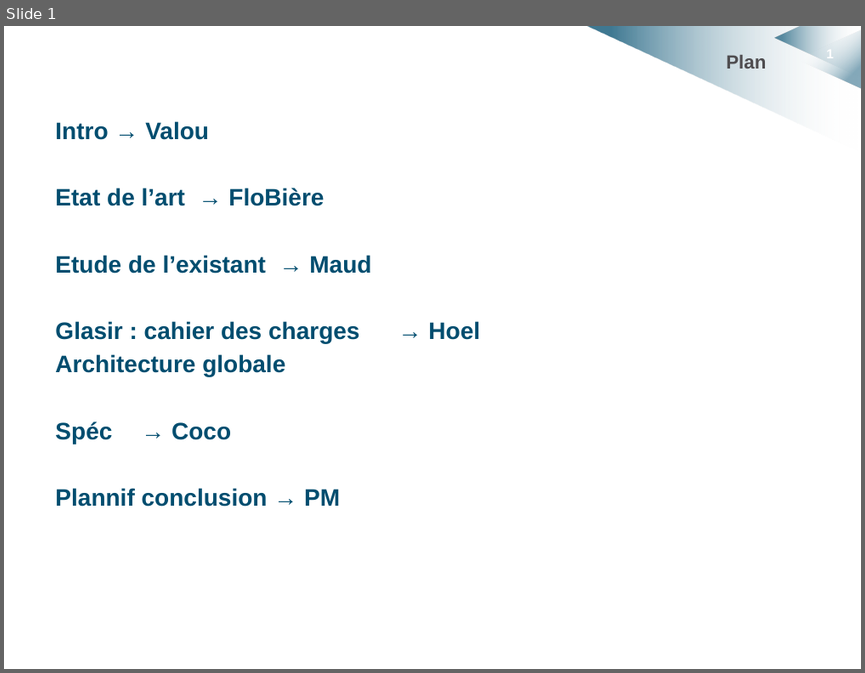
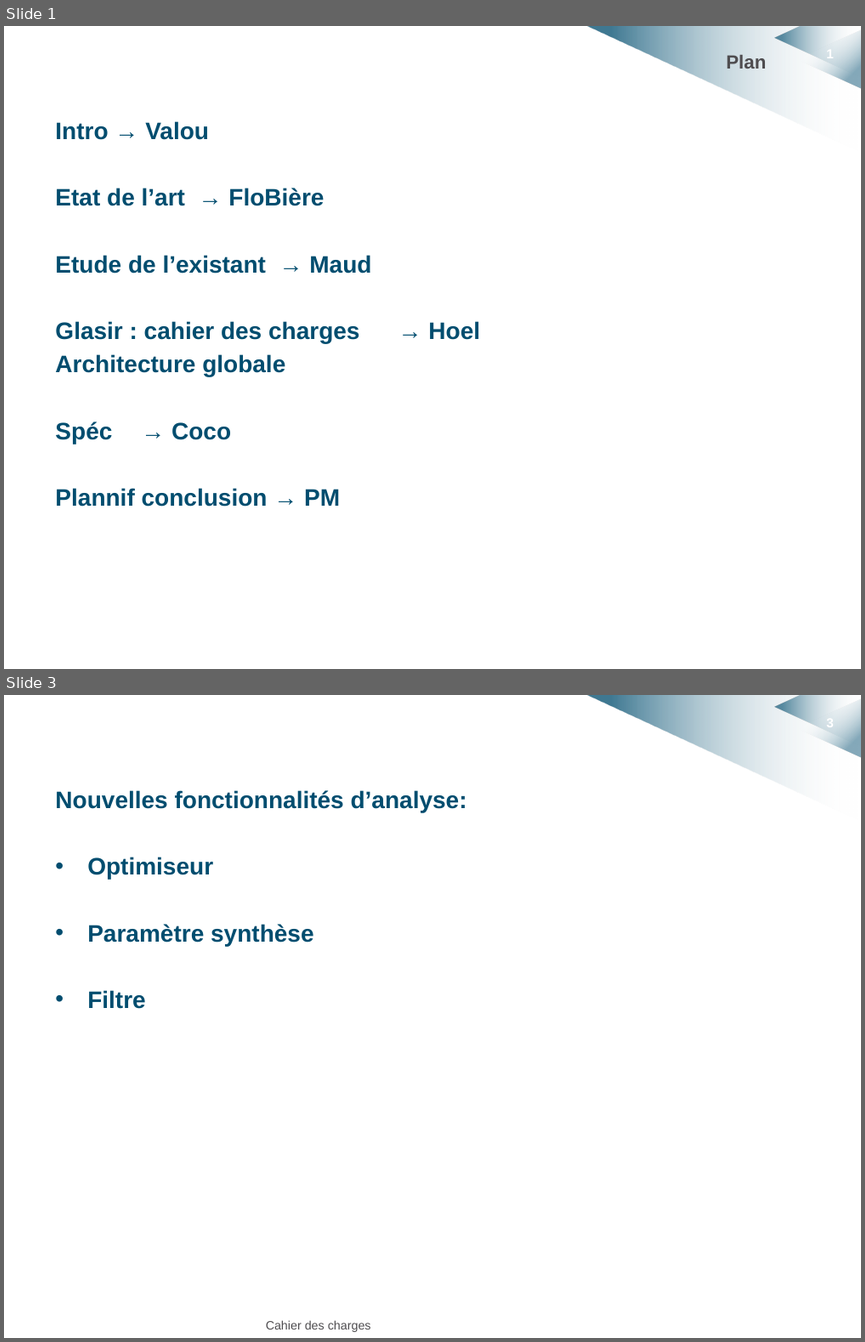
Before and after one commit to HKervadec/korrigolo, a slide deck: soutenances/projet_decembre/cahier_charges.pptx. Shown one above the other, each under a label of ours: slide 1 before the commit, slides 1 and 3 after it; the slides between them are not shown. The pictures are 865x673 and 865x1342 pixels, drawn with LibreOffice and Linux fonts; fonts in the diff are those of the drawing; background and template pictures are left out. Boxes give left, top, right and bottom in pixels: in the first picture for what was removed or moved away, otherwise in the second. Text is boxed around its words. In the diff, an @@ line names an element or a change of style, - is before the commit and + after.

Commit message:
[Soutenance] Debut cahier charges

```diff
--- a/soutenances/projet_decembre/cahier_charges.pptx
+++ b/soutenances/projet_decembre/cahier_charges.pptx
@@ slide 3 added at bbox=[4, 695, 861, 1338], background #FFFFFF; not listed: 4 template elements that a slide beside it also shows @@
@@ text added at bbox=[55, 790, 467, 1009], 20 pt, text #004D6F, bold @@
+Nouvelles fonctionnalités d’analyse:
+• Optimiseur
+• Paramètre synthèse
+• Filtre
@@ text added at bbox=[266, 1320, 371, 1332], 10.2 pt, text #4F4D50 @@
+Cahier des charges
```
Also in this commit, not shown: 3 other slides added, 2 other files.
